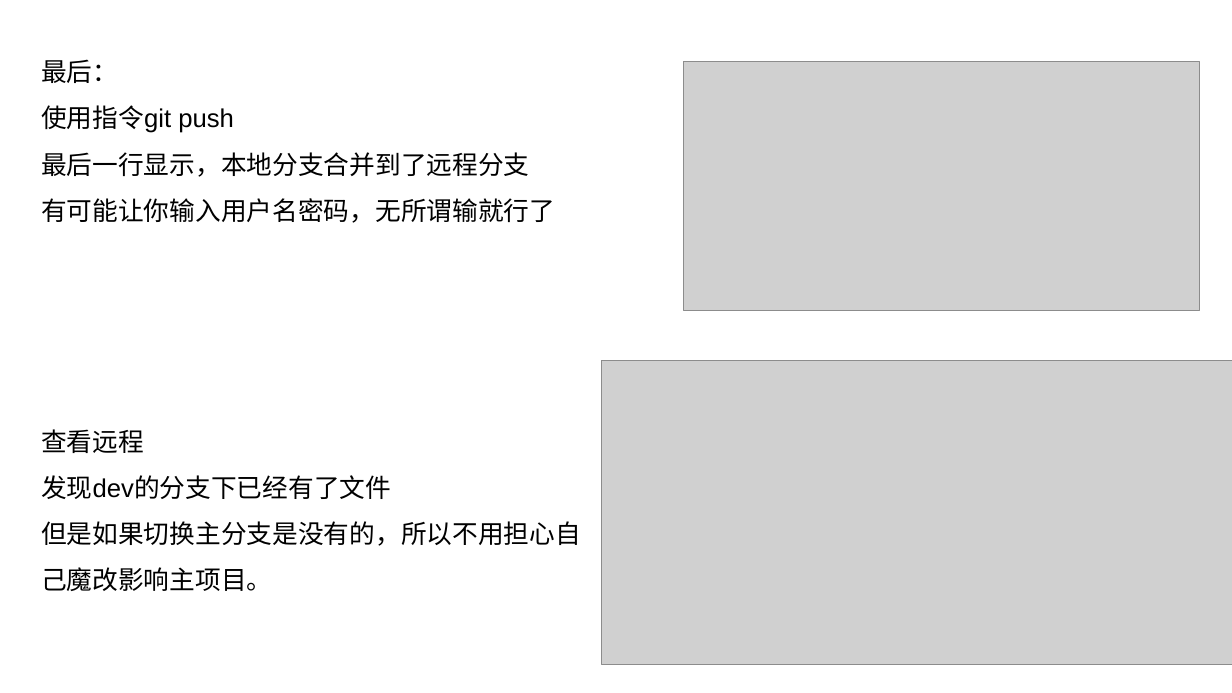
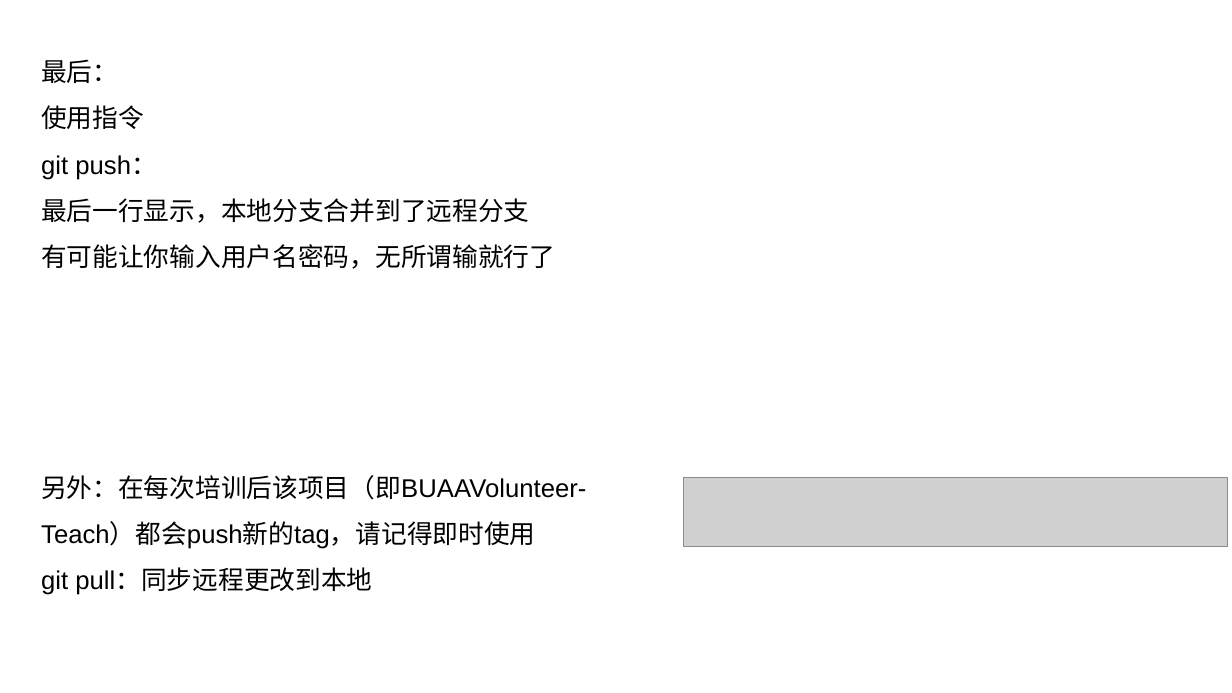
Before and after one commit to BUAAVolunteer/BUAAVolunteer-Learn, a slide deck: slide 12 of 教学文档/01 开发准备/01 Git操作ppt.pptx (slide 13 before the commit). Drawn at 1232x693 pixels with LibreOffice and Linux fonts; fonts in the diff are those of the drawing; grey boxes stand for pictures; background and template pictures are left out. Boxes give left, top, right and bottom in pixels: in the first picture for what was removed or moved away, otherwise in the second. Text is boxed around its words. In the diff, an @@ line names an element or a change of style, - is before the commit and + after.

```diff
--- a/教学文档/01 开发准备/01 Git操作ppt.pptx
+++ b/教学文档/01 开发准备/01 Git操作ppt.pptx
@@ picture removed at box(684, 62, 1200, 311) @@
@@ text at box(41, 105, 157, 180): text changed @@
-使用指令git push
+使用指令
+git push：
@@ picture removed at box(602, 360, 1232, 665) @@
@@ text at box(41, 475, 586, 595): text changed @@
-查看远程
-发现dev的分支下已经有了文件
-但是如果切换主分支是没有的，所以不用担心自己魔改影响主项目。
+另外：在每次培训后该项目（即BUAAVolunteer-Teach）都会push新的tag，请记得即时使用
+git pull：同步远程更改到本地
@@ picture added at box(684, 478, 1228, 547) @@
```
Also in this commit, not shown: 1 other slide changed, 2 slides added, 4 slides removed, 7 other files.
